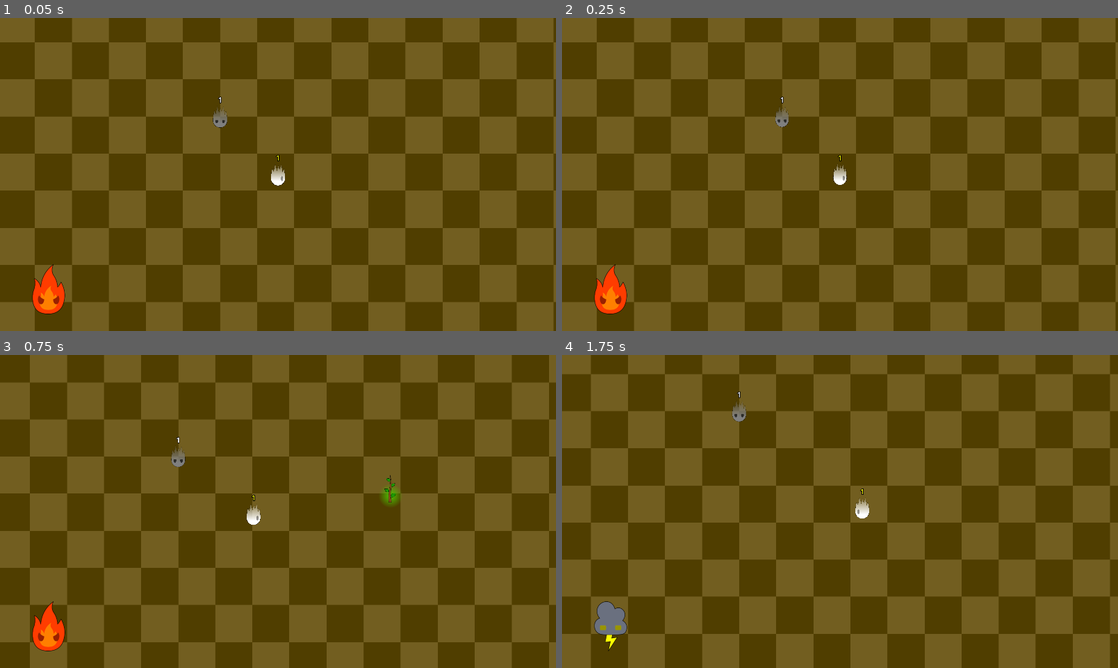
Above: before the commit, frames 1-4 (two rows, left to right).
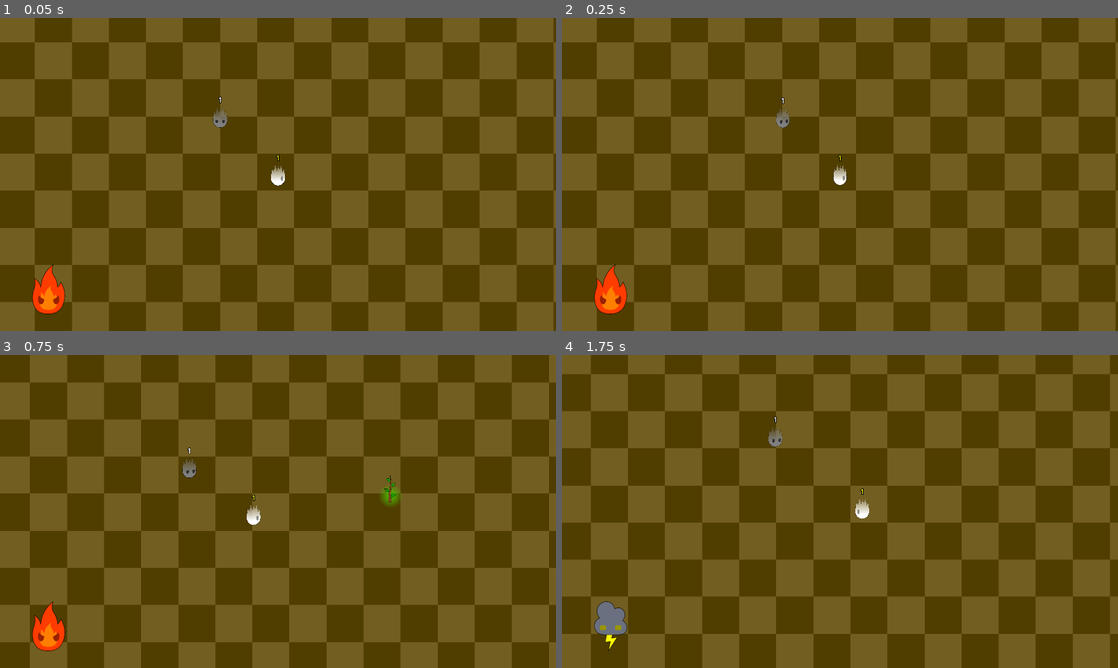
Above: after the commit, the same moments.

Repository: ICICLE-Studios/Soul-of-Nature
Game: Godot game, scene res://scenes/level.tscn
Same seed, same stepped clock (60 frames per second), same inputs: the game is played once before the commit and once after it.
Inputs (mouse positions are in pixels of both pictures, inside the frame that each line leads up to):
- Up to frame 1 (0.05 s): no input
- Up to frame 2 (0.25 s): no input
- Up to frame 3 (0.75 s): move the mouse to (400, 495) at 0.52 s; hold Right (ui_right) from 0.53 s (still down); click (400, 495) at 0.6 s
- Up to frame 4 (1.75 s): move the mouse to (728, 527) at 1.27 s; release Right (ui_right) at 1.28 s; hold Down (ui_down) from 1.28 s (still down); right-click (728, 527) at 1.35 s

Frame 1 is identical in both runs. In frame 2, less than 0.1% of the frame differs, in the area x 38-41%, y 25-36%; in frame 3, 0.3%; in frame 4, 0.3%, in the area x 30-40%, y 11-30%.

Commit message:
Map and Enemies groups are now unique names
Increased enemy Player detection range
Removed placeholder Player sprite

Diff:
--- a/scenes/enemies/soul_enemy.tscn
+++ b/scenes/enemies/soul_enemy.tscn
@@ -7,7 +7,34 @@
 radius = 20.0
 
 [sub_resource type="CircleShape2D" id="CircleShape2D_0wwgh"]
-radius = 128.0
+radius = 450.0
+
+[sub_resource type="Animation" id="Animation_mmgj0"]
+length = 0.001
+tracks/0/type = "value"
+tracks/0/imported = false
+tracks/0/enabled = true
+tracks/0/path = NodePath(".:scale")
+tracks/0/interp = 1
+tracks/0/loop_wrap = true
+tracks/0/keys = {
+"times": PackedFloat32Array(0),
+"transitions": PackedFloat32Array(1),
+"update": 0,
+"values": [Vector2(0.15, 0.15)]
+}
+tracks/1/type = "value"
+tracks/1/imported = false
+tracks/1/enabled = true
+tracks/1/path = NodePath(".:position")
+tracks/1/interp = 1
+tracks/1/loop_wrap = true
+tracks/1/keys = {
+"times": PackedFloat32Array(0),
+"transitions": PackedFloat32Array(1),
+"update": 0,
+"values": [Vector2(0, 0)]
+}
 
 [sub_resource type="Animation" id="Animation_uttox"]
 resource_name = "player_idle"
@@ -35,33 +62,6 @@
 "transitions": PackedFloat32Array(1, 1, 1),
 "update": 0,
 "values": [Vector2(0, 0), Vector2(0, -1.855), Vector2(0, 0)]
-}
-
-[sub_resource type="Animation" id="Animation_mmgj0"]
-length = 0.001
-tracks/0/type = "value"
-tracks/0/imported = false
-tracks/0/enabled = true
-tracks/0/path = NodePath(".:scale")
-tracks/0/interp = 1
-tracks/0/loop_wrap = true
-tracks/0/keys = {
-"times": PackedFloat32Array(0),
-"transitions": PackedFloat32Array(1),
-"update": 0,
-"values": [Vector2(0.15, 0.15)]
-}
-tracks/1/type = "value"
-tracks/1/imported = false
-tracks/1/enabled = true
-tracks/1/path = NodePath(".:position")
-tracks/1/interp = 1
-tracks/1/loop_wrap = true
-tracks/1/keys = {
-"times": PackedFloat32Array(0),
-"transitions": PackedFloat32Array(1),
-"update": 0,
-"values": [Vector2(0, 0)]
 }
 
 [sub_resource type="AnimationLibrary" id="AnimationLibrary_c4lk8"]
--- a/scenes/level.tscn
+++ b/scenes/level.tscn
@@ -11,12 +11,34 @@
 [ext_resource type="Texture2D" uid="uid://hcb1mnvqicr8" path="res://sprites/characters/EnemyPlant/ElementsPlant1.png" id="9_y66vn"]
 [ext_resource type="Texture2D" uid="uid://5d8i47pbtb0p" path="res://sprites/characters/EnemyElectricity/ElementsElectricity1.png" id="10_72lfl"]
 
-[sub_resource type="NavigationPolygon" id="NavigationPolygon_5vf1p"]
-vertices = PackedVector2Array(256, -256, 256, 256, -256, 256, -256, -256)
-polygons = Array[PackedInt32Array]([PackedInt32Array(0, 1, 2, 3)])
-outlines = Array[PackedVector2Array]([PackedVector2Array(-256, -256, -256, 256, 256, 256, 256, -256)])
+[sub_resource type="CircleShape2D" id="CircleShape2D_yy7ra"]
 
-[sub_resource type="CircleShape2D" id="CircleShape2D_yy7ra"]
+[sub_resource type="Animation" id="Animation_mmgj0"]
+length = 0.001
+tracks/0/type = "value"
+tracks/0/imported = false
+tracks/0/enabled = true
+tracks/0/path = NodePath(".:scale")
+tracks/0/interp = 1
+tracks/0/loop_wrap = true
+tracks/0/keys = {
+"times": PackedFloat32Array(0),
+"transitions": PackedFloat32Array(1),
+"update": 0,
+"values": [Vector2(0.15, 0.15)]
+}
+tracks/1/type = "value"
+tracks/1/imported = false
+tracks/1/enabled = true
+tracks/1/path = NodePath(".:position")
+tracks/1/interp = 1
+tracks/1/loop_wrap = true
+tracks/1/keys = {
+"times": PackedFloat32Array(0),
+"transitions": PackedFloat32Array(1),
+"update": 0,
+"values": [Vector2(0, 0)]
+}
 
 [sub_resource type="Animation" id="Animation_uttox"]
 resource_name = "player_idle"
@@ -46,33 +68,6 @@
 "values": [Vector2(0, 0), Vector2(0, -1.855), Vector2(0, 0)]
 }
 
-[sub_resource type="Animation" id="Animation_mmgj0"]
-length = 0.001
-tracks/0/type = "value"
-tracks/0/imported = false
-tracks/0/enabled = true
-tracks/0/path = NodePath(".:scale")
-tracks/0/interp = 1
-tracks/0/loop_wrap = true
-tracks/0/keys = {
-"times": PackedFloat32Array(0),
-"transitions": PackedFloat32Array(1),
-"update": 0,
-"values": [Vector2(0.15, 0.15)]
-}
-tracks/1/type = "value"
-tracks/1/imported = false
-tracks/1/enabled = true
-tracks/1/path = NodePath(".:position")
-tracks/1/interp = 1
-tracks/1/loop_wrap = true
-tracks/1/keys = {
-"times": PackedFloat32Array(0),
-"transitions": PackedFloat32Array(1),
-"update": 0,
-"values": [Vector2(0, 0)]
-}
-
 [sub_resource type="AnimationLibrary" id="AnimationLibrary_c4lk8"]
 _data = {
 "RESET": SubResource("Animation_mmgj0"),
@@ -87,21 +82,12 @@
 outline_size = 20
 outline_color = Color(0, 0, 0, 1)
 
+[sub_resource type="NavigationPolygon" id="NavigationPolygon_5vf1p"]
+vertices = PackedVector2Array(256, -256, 256, 256, -256, 256, -256, -256)
+polygons = Array[PackedInt32Array]([PackedInt32Array(0, 1, 2, 3)])
+outlines = Array[PackedVector2Array]([PackedVector2Array(-256, -256, -256, 256, 256, 256, 256, -256)])
+
 [node name="Level" type="Node2D"]
-
-[node name="NavigationRegion2D" type="NavigationRegion2D" parent="."]
-navigation_polygon = SubResource("NavigationPolygon_5vf1p")
-
-[node name="Map" type="Node2D" parent="."]
-
-[node name="GroundSprite" type="Sprite2D" parent="Map"]
-z_index = -1
-texture_filter = 1
-texture_repeat = 2
-scale = Vector2(64, 64)
-texture = ExtResource("2_317b5")
-region_enabled = true
-region_rect = Rect2(0, 0, 64, 64)
 
 [node name="Player" type="CharacterBody2D" parent="."]
 unique_name_in_owner = true
@@ -147,8 +133,26 @@
 horizontal_alignment = 1
 vertical_alignment = 1
 
-[node name="SoulEnemy" parent="." node_paths=PackedStringArray("player") instance=ExtResource("4_uut6c")]
-player = NodePath("../Player")
+[node name="Map" type="Node2D" parent="."]
+unique_name_in_owner = true
+
+[node name="NavigationRegion2D" type="NavigationRegion2D" parent="Map"]
+navigation_polygon = SubResource("NavigationPolygon_5vf1p")
+
+[node name="GroundSprite" type="Sprite2D" parent="Map"]
+z_index = -1
+texture_filter = 1
+texture_repeat = 2
+scale = Vector2(64, 64)
+texture = ExtResource("2_317b5")
+region_enabled = true
+region_rect = Rect2(0, 0, 64, 64)
+
+[node name="Enemies" type="Node2D" parent="."]
+unique_name_in_owner = true
+
+[node name="SoulEnemy" parent="Enemies" node_paths=PackedStringArray("player") instance=ExtResource("4_uut6c")]
+player = NodePath("../../Player")
 
 [node name="Attacks" type="Node2D" parent="."]
 unique_name_in_owner = true
Binary file removed: sprites/placeholder_player.png
Not shown, removed: sprites/placeholder_player.png.import
